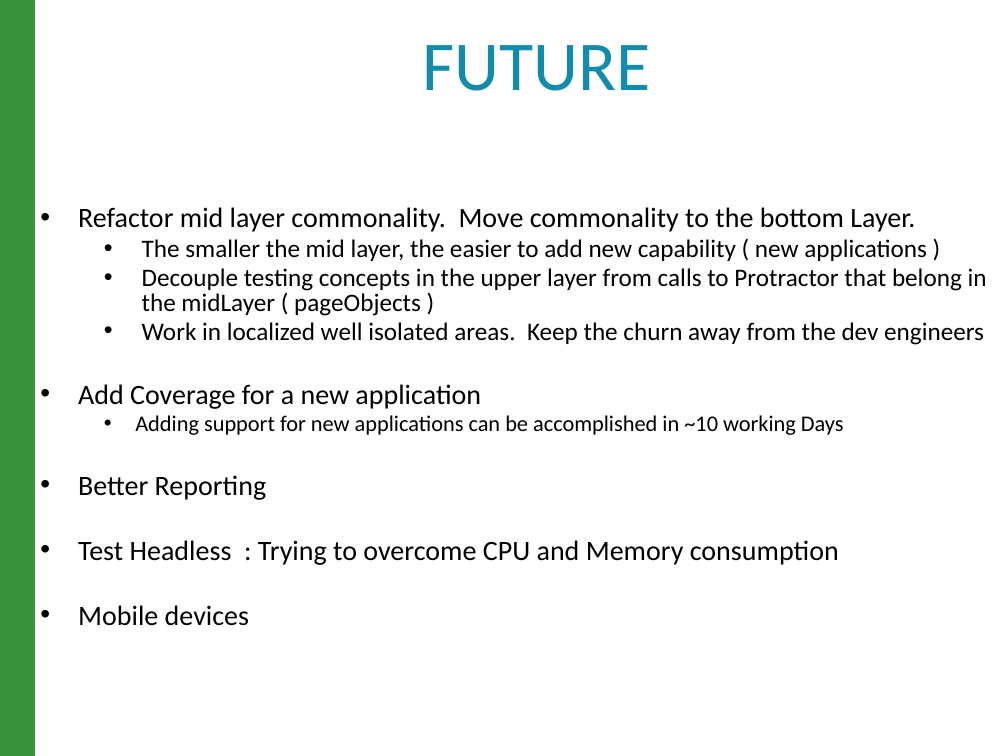
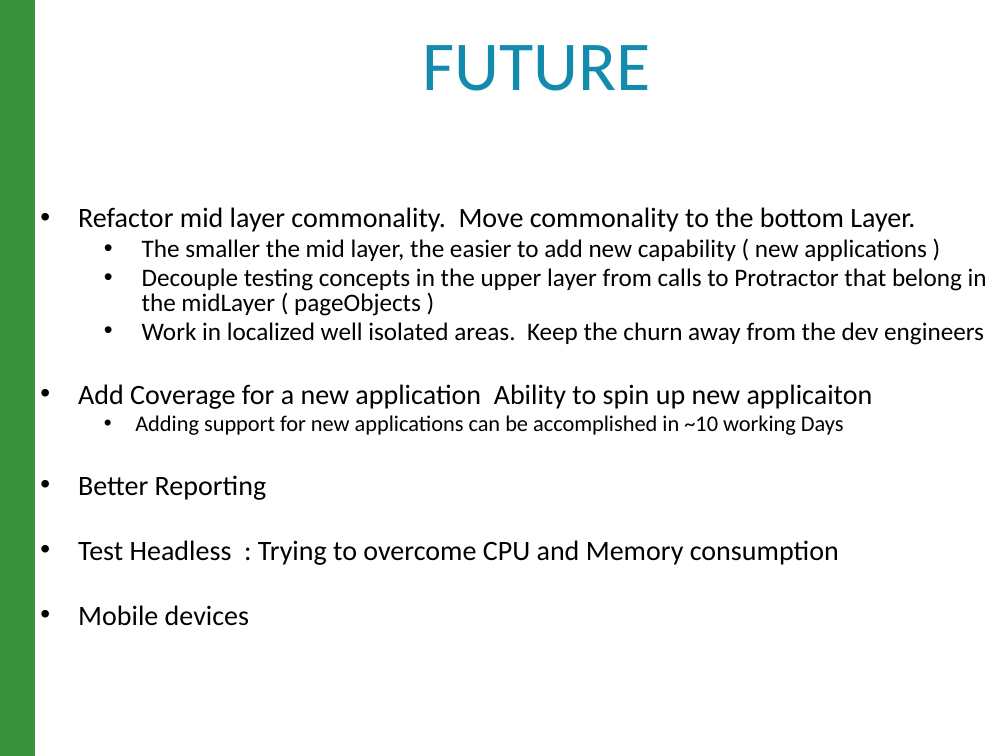
Before and after one commit to raghav9329/mainProf, a slide deck: slide 16 of CurrentWork_Delta/CX_StrategyPowerPoint.pptx. Drawn at 1008x756 pixels with LibreOffice and Linux fonts; fonts in the diff are those of the drawing. Boxes give left, top, right and bottom in pixels: in the first picture for what was removed or moved away, otherwise in the second. Text is boxed around its words. In the diff, an @@ line names an element or a change of style, - is before the commit and + after.

```diff
--- a/CurrentWork_Delta/CX_StrategyPowerPoint.pptx
+++ b/CurrentWork_Delta/CX_StrategyPowerPoint.pptx
@@ text at [78, 384, 873, 409]: text changed @@
-• Add Coverage for a new application
+• Add Coverage for a new application Ability to spin up new applicaiton
```
Also in this commit, not shown: 5 other slides changed, 1 other file.
